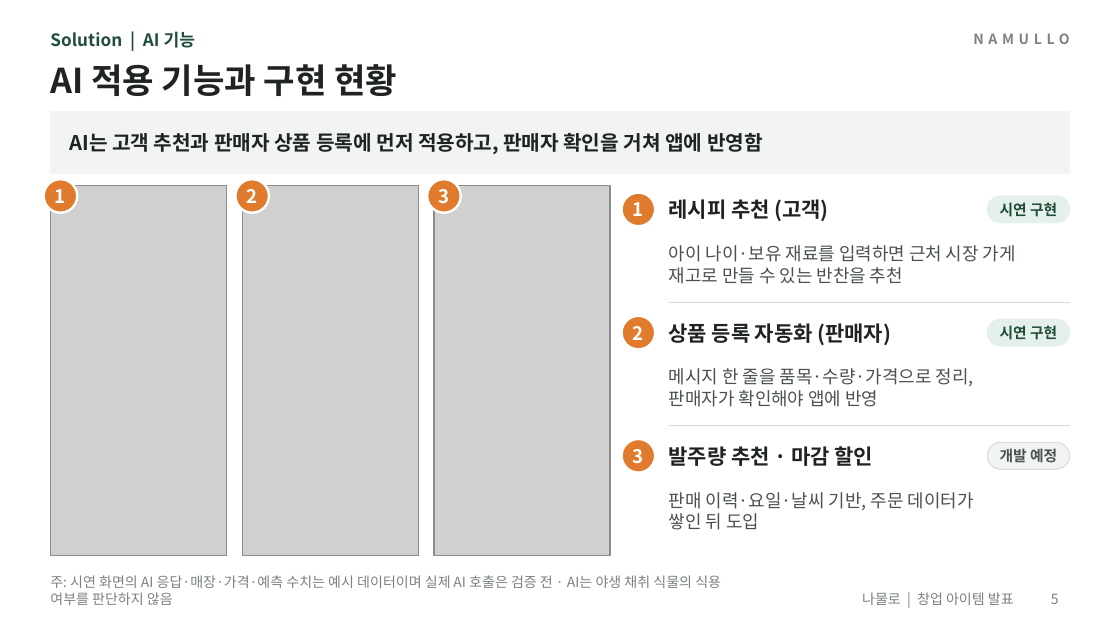
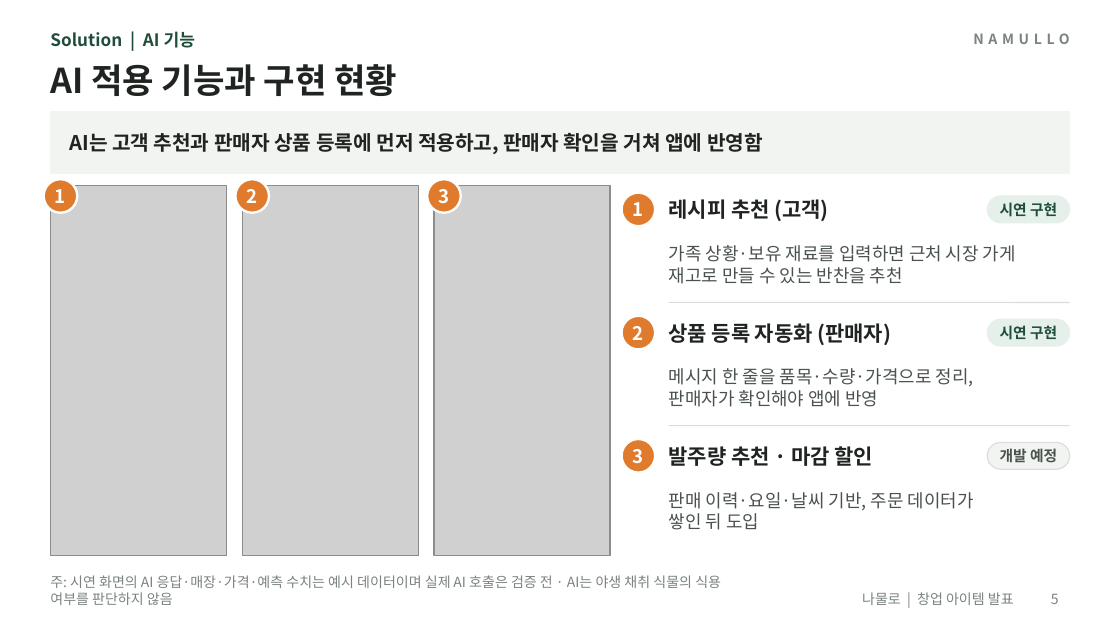
Before and after one commit to yonghoon7153-source/Yonghoon-DEM-DFT, a slide deck: slide 5 of namul-platform/02_발표자료_나물로.pptx. Drawn at 1120x630 pixels with LibreOffice and Linux fonts; fonts in the diff are those of the drawing; grey boxes stand for pictures. Boxes give left, top, right and bottom in pixels: in the first picture for what was removed or moved away, otherwise in the second. Text is boxed around its words. In the diff, an @@ line names an element or a change of style, - is before the commit and + after.

```diff
--- a/namul-platform/02_발표자료_나물로.pptx
+++ b/namul-platform/02_발표자료_나물로.pptx
@@ text at [669,245,1016,262]: text changed @@
-아이 나이·보유 재료를 입력하면 근처 시장 가게
+가족 상황·보유 재료를 입력하면 근처 시장 가게
```
Also in this commit, not shown: 1 other slide changed, 14 other files.
